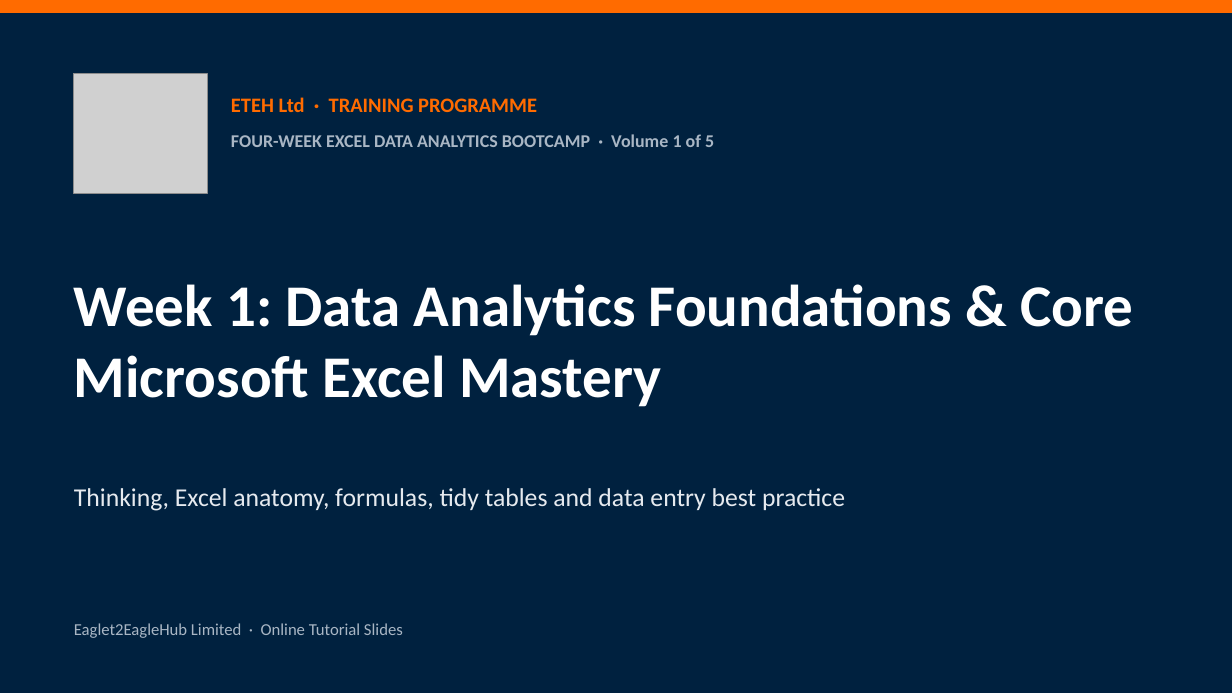
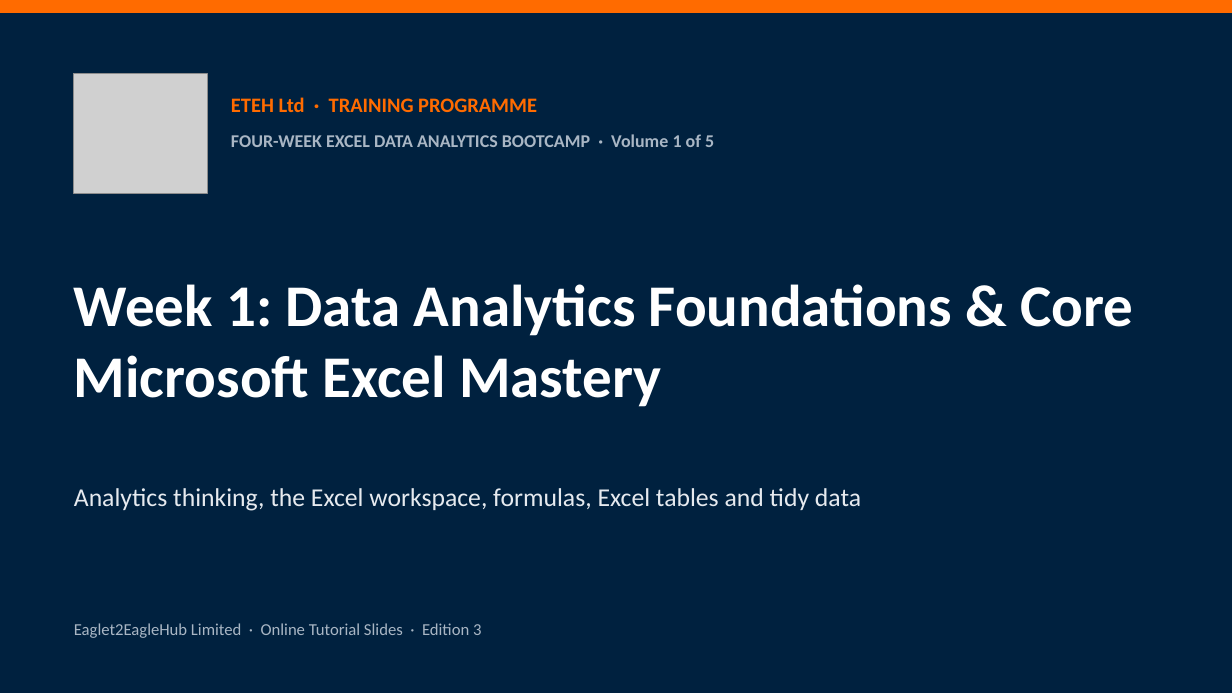
Before and after one commit to MaxiKen/ETEH, a slide deck: slide 1 of ETEH_Bootcamp_Pack/ETEH_Vol1_Week1_Foundations_Slides.pptx. Drawn at 1232x693 pixels with LibreOffice and Linux fonts; fonts in the diff are those of the drawing; grey boxes stand for pictures. Boxes give left, top, right and bottom in pixels: in the first picture for what was removed or moved away, otherwise in the second. Text is boxed around its words. In the diff, an @@ line names an element or a change of style, - is before the commit and + after.

Commit message:
Edition 3, Week 1: new deck (146 slides), self-contained examples workbook, assignment Function Guide
- Deck rebuilt from the ETEH template: one slide per topic, definition / in simple terms / analogy / example only where needed;
  example tables labelled by table name; workbook introduced once at the start of the week.
- Examples workbook rebuilt (02_sec_w1.py + w1x.py + v3/wb_a|b|c.py): all 111 mini-sections covered with steps,
  worked solutions (live formulas), ~220 exercises with live checks, and an answer key per module.
- Assignment: Function Guide sheet for XLOOKUP, AVERAGEIFS, MINIFS, COUNTIFS, EDATE, TEXT, SUMIFS date window, distinct count.
- Fix: tDirtySales has 335 text dates (116 + 106 + 113), not 113.
- README: Edition 3 section.

```diff
--- a/ETEH_Bootcamp_Pack/ETEH_Vol1_Week1_Foundations_Slides.pptx
+++ b/ETEH_Bootcamp_Pack/ETEH_Vol1_Week1_Foundations_Slides.pptx
@@ text at (74, 488, 861, 511): text changed @@
-Thinking, Excel anatomy, formulas, tidy tables and data entry best practice
+Analytics thinking, the Excel workspace, formulas, Excel tables and tidy data
@@ text at (74, 623, 481, 638): text changed @@
-Eaglet2EagleHub Limited · Online Tutorial Slides
+Eaglet2EagleHub Limited · Online Tutorial Slides · Edition 3
```
Also in this commit, not shown: 13 other slides changed, 132 slides added, 222 slides removed, 20 other files.
